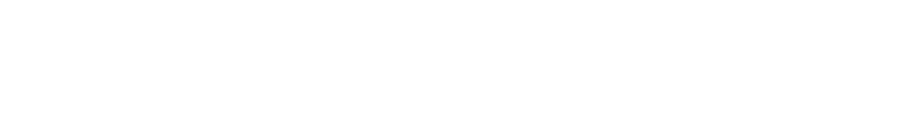
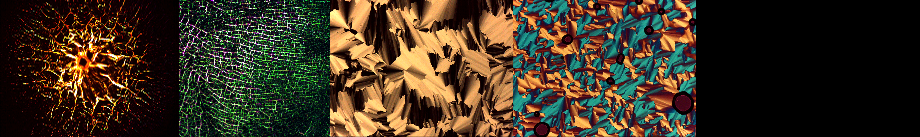
Layer changes from the first 920 × 137 image to the second:
added layer "Layer 02" above "Layer 01" over [330, 0, 513, 137]
added layer "Layer 01" above "Layer 03" over [179, 0, 330, 137]
added layer "Layer 03" above "Background" over [513, 0, 696, 137]
painted on "Background" over [0, 0, 179, 137]
